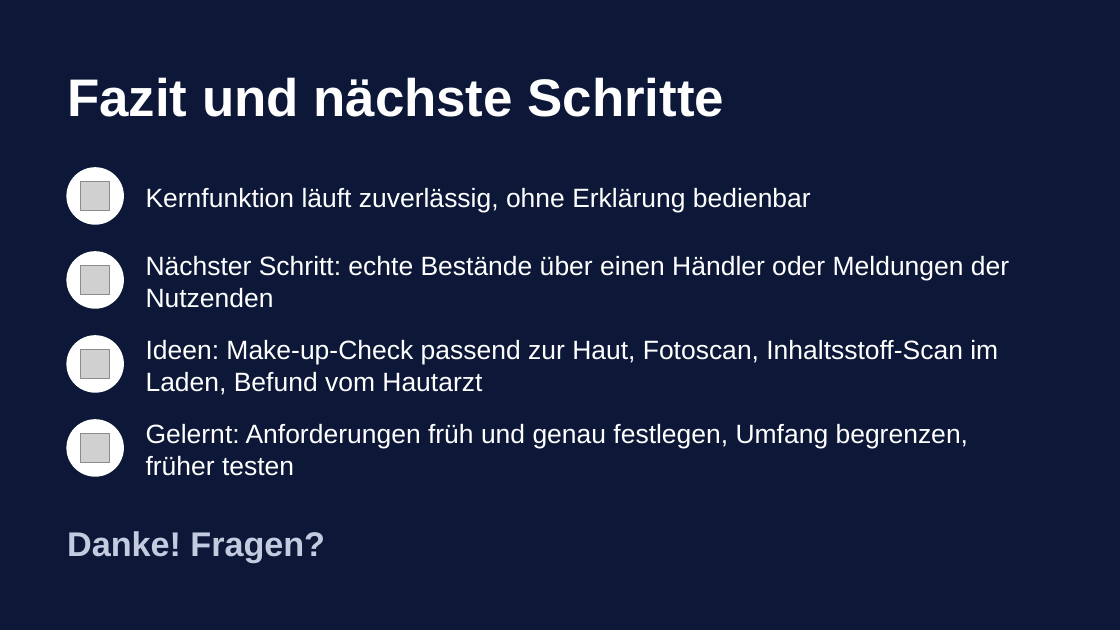
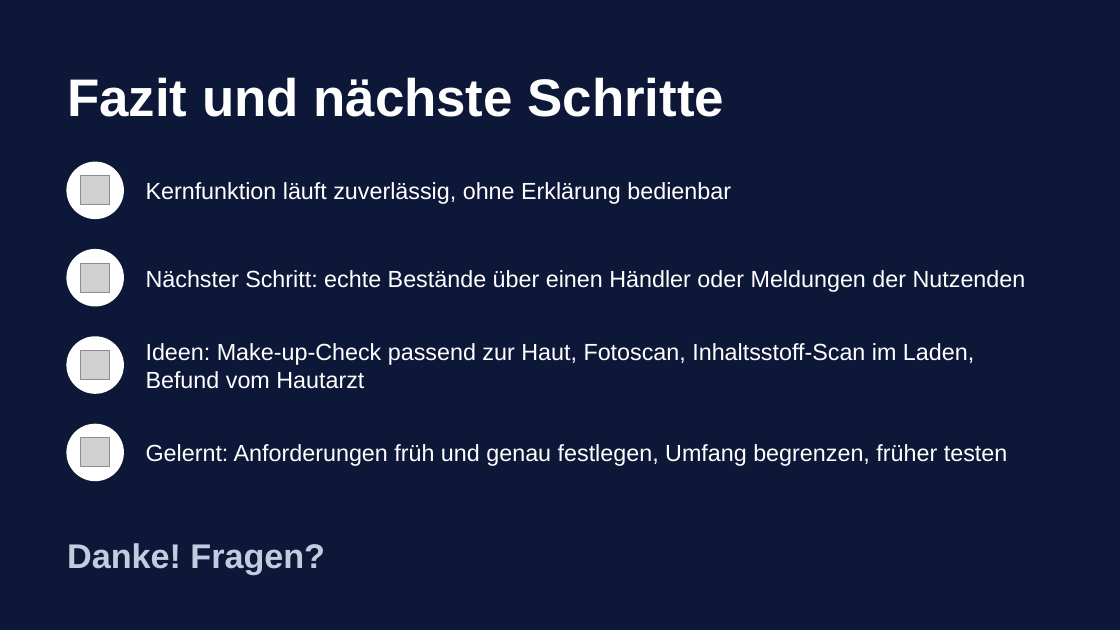
Before and after one commit to anikaprksn/Digitale-WElten, a slide deck: slide 12 of abgabe/Praesentation_BeautyFinder.pptx. Drawn at 1120x630 pixels with LibreOffice and Linux fonts; fonts in the diff are those of the drawing; grey boxes stand for pictures. Boxes give left, top, right and bottom in pixels: in the first picture for what was removed or moved away, otherwise in the second. Text is boxed around its words. In the diff, an @@ line names an element or a change of style, - is before the commit and + after.

```diff
--- a/abgabe/Praesentation_BeautyFinder.pptx
+++ b/abgabe/Praesentation_BeautyFinder.pptx
@@ ellipse: place and size @@
-ellipse at box(67, 168, 123, 224)
+ellipse at box(67, 162, 123, 218)
@@ picture: place and size @@
-picture at box(81, 181, 110, 211)
+picture at box(81, 176, 110, 205)
@@ size 17 to 15 pt in 4 elements at box(146, 343, 974, 389), box(146, 270, 1026, 292), box(146, 444, 1007, 466), box(146, 182, 731, 204) @@
@@ text "Nächster Schritt: echte Bestände über ...": place and size @@
-text "Nächster Schritt: echte Bestände über ..." at box(146, 255, 1009, 308)
+text "Nächster Schritt: echte Bestände über ..." at box(146, 270, 1026, 292)
@@ ellipse: place and size @@
-ellipse at box(67, 420, 123, 476)
+ellipse at box(67, 424, 123, 480)
@@ picture: place and size @@
-picture at box(81, 433, 110, 463)
+picture at box(81, 438, 110, 467)
@@ text "Danke! Fragen?": place and size @@
-text "Danke! Fragen?" at box(67, 531, 325, 563)
+text "Danke! Fragen?" at box(67, 543, 325, 574)
```
Also in this commit, not shown: 10 other slides changed.
